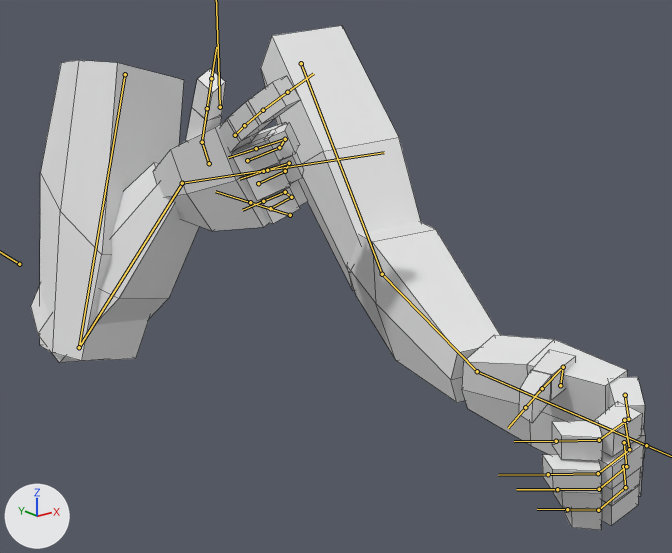
Two versions of the FBX model Assets/GameAssets/Animatior Assets/Animations/Arms/Arms_AK-47.fbx, one commit apart.
Camera for both pictures: a 50 mm lens placed at (-0.581, -0.942, 0.096), pointed at (-0.044, -0.271, -0.172). The lights are fixed; the arrows at lower left show +X, +Y and +Z. Both versions are drawn at frame 25 of the action 'Armature|Reload'; the numbers are the values there. The bones that bend it are drawn over the model as lines. Mesh edges are drawn as thin lines.

In view in the first picture: 'Arms', 'fings'.
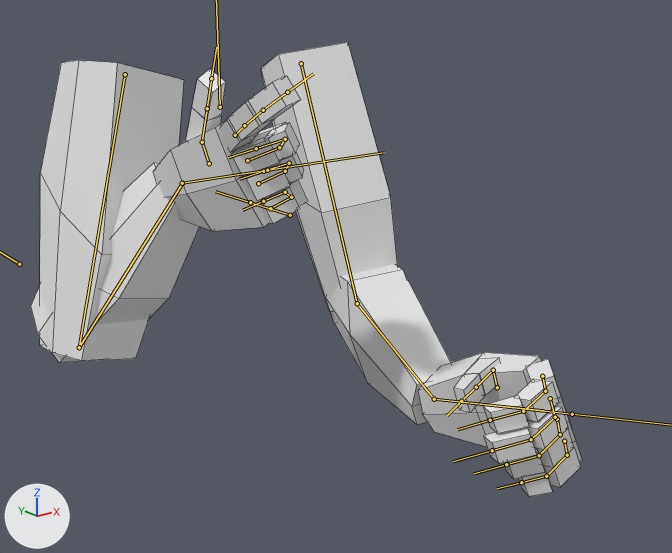
Pixel boxes [x1, y1, x2, y2] of what changed, in the pictures (672 x 553 px):
'Arms', posed (14% narrower): before [31, 26, 628, 455]; after [31, 42, 542, 447]
'fings', posed (14% narrower, 7% shorter): before [186, 69, 645, 530]; after [186, 69, 582, 496]
bone 'Arms.L', root to tip: before (301, 63) to (382, 274); after (301, 63) to (357, 303)
bone 'ForArms.L', root to tip: before (382, 274) to (477, 371); after (357, 303) to (434, 399)
bone 'Palm.L', root to tip: before (477, 371) to (611, 430); after (434, 399) to (543, 410)

What the commit changed:
Bone 'Arms.L' (bone_arms_l) turns from (49, 24, -83) to (21, 23, -81) degrees about its own x, y and z.
Bone 'ForArms.L' (bone_forarms_l) turns from (30, 0, -1) to (58, 1, -2) degrees about its own x, y and z.
Bone 'Palm.L' (bone_palm_l) turns from (1, 5, 28) to (19, 4, 34) degrees about its own x, y and z.
